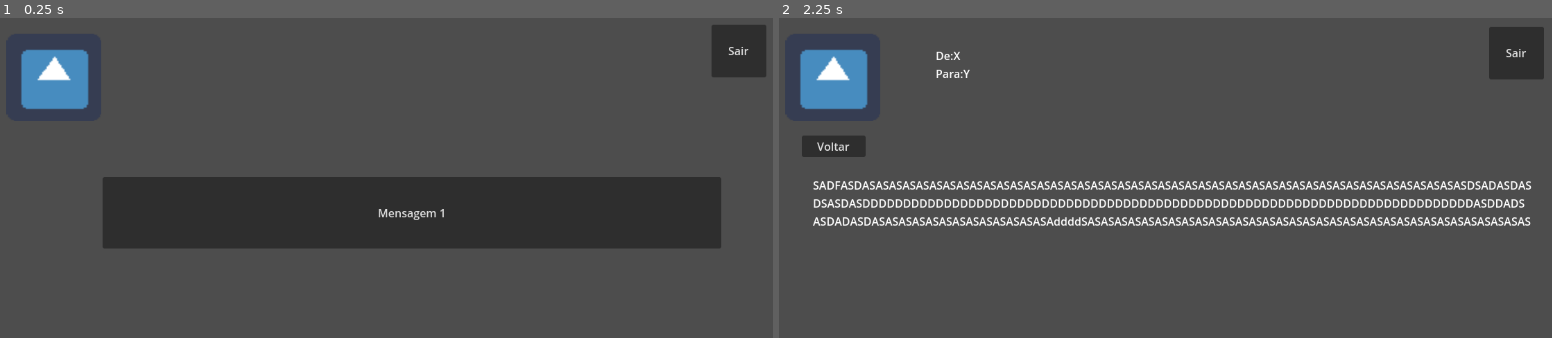
Above: before the commit, frames 1-2 (left to right).
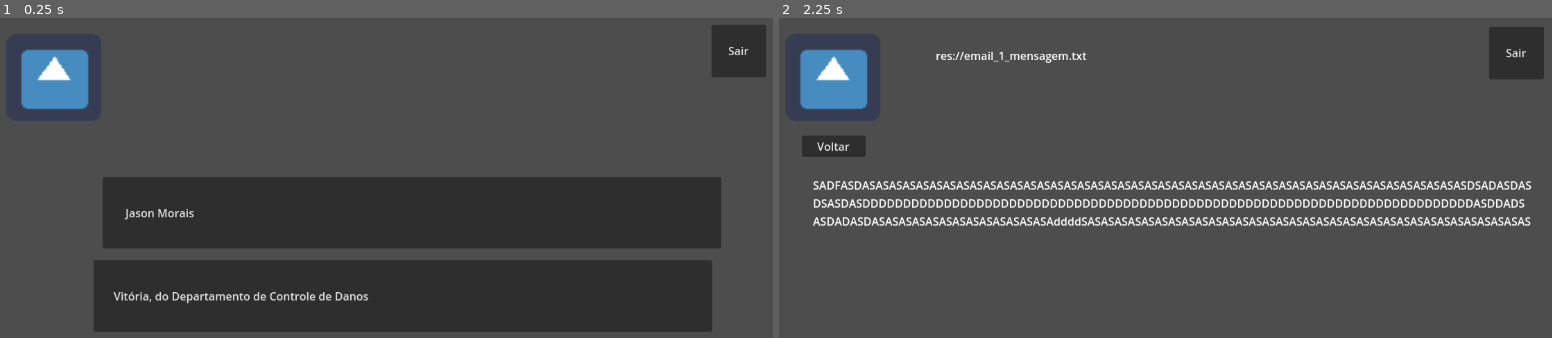
Above: after the commit, the same moments.

Repository: VitorTeixr/Projeto2
Game: Godot game, scene res://Interface/Mensagem.tscn
The game is run twice, just before and just after one commit, with the same random seed, the same clock (stepped at 60 frames per second) and the same inputs. This scene is started directly instead of the project's main scene. The engine's default icon, where the game draws it, is replaced by a stand-in: a white triangle on a blue panel in a dark square.
Inputs:
- Up to frame 1 (0.25 s): no input
- Up to frame 2 (2.25 s): click "Mensagem 1" (after the commit: "Jason Morais") at 0.5 s; click "Voltar" at 1.25 s; click "Mensagem 1" (after the commit: "Vitória, do Departamento de C…") at 2 s

The runs differ from the first frame. In frame 1, 18% of the frame differs, in the area x 12-93%, y 59-98%; in frame 2, 0.3%.

Commit message:
temporario

Diff:
--- a/Interface/Mensagem.tscn
+++ b/Interface/Mensagem.tscn
@@ -18,7 +18,17 @@
 offset_top = 234.0
 offset_right = 1063.0
 offset_bottom = 337.0
-text = "Mensagem 1"
+text = "       Jason Morais"
+alignment = 0
+
+[node name="Button2" type="Button" parent="."]
+layout_mode = 0
+offset_left = 158.0
+offset_top = 354.0
+offset_right = 1050.0
+offset_bottom = 457.0
+text = "      Vitória, do Departamento de Controle de Danos"
+alignment = 0
 
 [node name="Icon" type="Sprite2D" parent="."]
 position = Vector2(101, 90)
@@ -34,4 +44,5 @@
 text = "Sair"
 
 [connection signal="pressed" from="Button" to="." method="_on_button_pressed"]
+[connection signal="pressed" from="Button2" to="." method="_on_button_pressed"]
 [connection signal="pressed" from="exit" to="." method="_on_exit_pressed"]
--- a/Interface/menagem_detalhada.tscn
+++ b/Interface/menagem_detalhada.tscn
@@ -30,7 +30,7 @@
 offset_left = 72.0
 offset_top = 234.0
 offset_right = 1115.0
-offset_bottom = 545.0
+offset_bottom = 608.0
 text = "SADFASDASASASASASASASASASASASASASASASASASASASASASASASASASASASASASASASASASASASASASASASASASASASASASDSADASDAS
 DSASDASDDDDDDDDDDDDDDDDDDDDDDDDDDDDDDDDDDDDDDDDDDDDDDDDDDDDDDDDDDDDDDDDDDDDDDDDDDDASDDADS
 ASDADASDASASASASASASASASASASASASASAddddSASASASASASASASASASASASASASASASASASASASASASASASASASASASASASASASASAS"
@@ -50,7 +50,8 @@
 offset_right = 429.0
 offset_bottom = 100.0
 text = "De:X
-Para:Y"
+Para:Y
+Assunto:"
 
 [connection signal="pressed" from="Exit" to="." method="_on_exit_pressed"]
 [connection signal="pressed" from="Button4" to="." method="_on_button_4_pressed"]
--- /dev/null
+++ b/global.gd
@@ -0,0 +1,4 @@
+extends Node
+var emails=[{"mensagem":'res://email_1_mensagem.txt'}]
+var dia=1
+var mensage=1
--- a/project.godot
+++ b/project.godot
@@ -18,6 +18,7 @@
 [autoload]
 
 BackgroundMusic="*res://Interface/BackgroundMusic.tscn"
+Global="*res://global.gd"
 
 [editor]
 
--- a/scripts/Mensagem.gd
+++ b/scripts/Mensagem.gd
@@ -2,8 +2,7 @@
 
 
 # Called when the node enters the scene tree for the first time.
-func _ready():
-	pass # Replace with function body.
+
 
 
 # Called every frame. 'delta' is the elapsed time since the previous frame.
@@ -16,4 +15,5 @@
 
 
 func _on_button_pressed():
+	Global.mensage=0
 	get_tree().change_scene_to_file("res://Interface/menagem_detalhada.tscn") # Replace with function body.
--- a/scripts/menagem_detalhada.gd
+++ b/scripts/menagem_detalhada.gd
@@ -8,7 +8,8 @@
 
 # Called every frame. 'delta' is the elapsed time since the previous frame.
 func _process(delta):
-	pass
+
+	$Label2.text=Global.emails[Global.mensage]["mensagem"]
 
 
 func _on_exit_pressed():
Not shown, added: email_1_mensagem.txt
